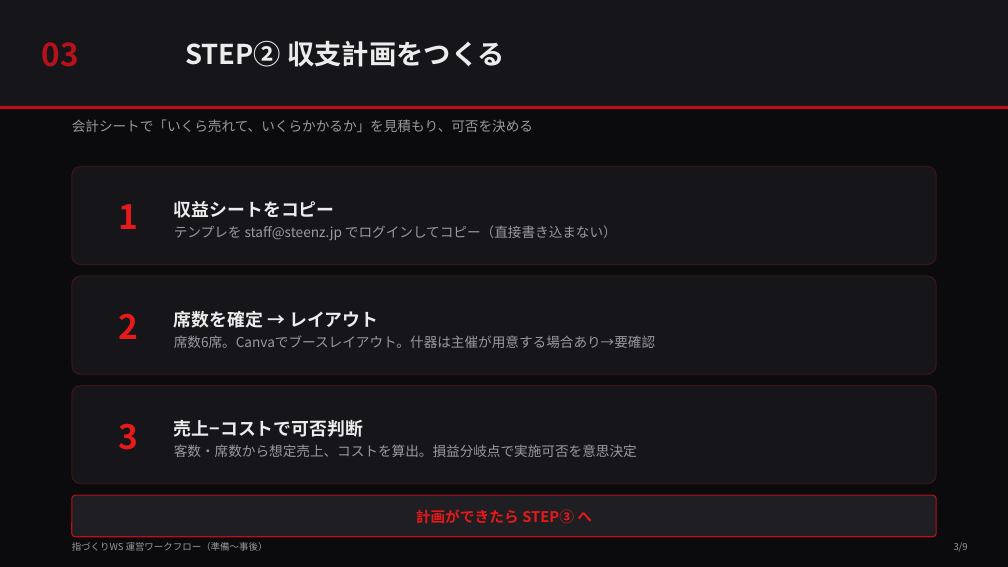
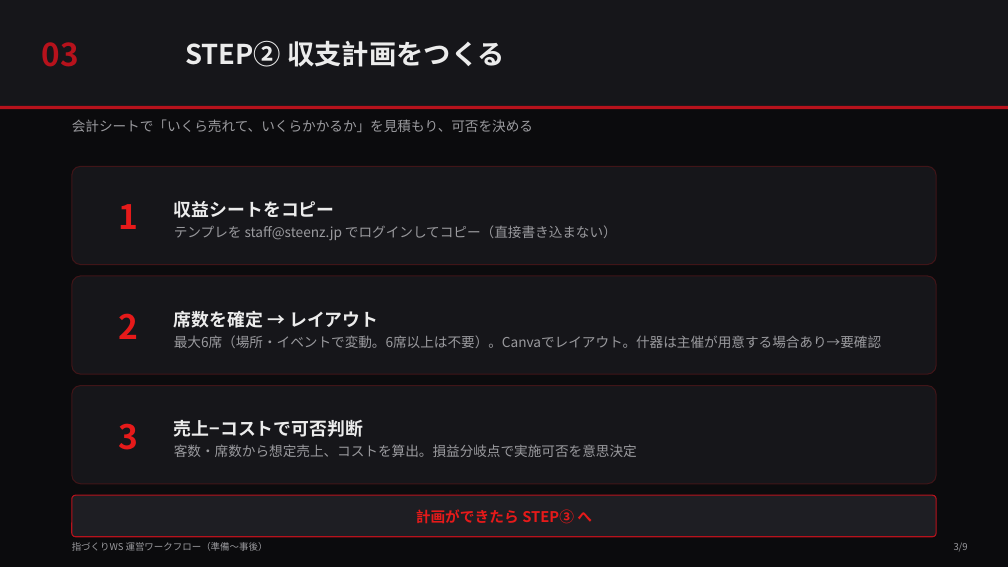
Before and after one commit to Hayato-Kurata/cc-company, a slide deck: slide 4 of 指づくりWS_運営ワークフロー_ダーク.pptx. Drawn at 1008x567 pixels with LibreOffice and Linux fonts; fonts in the diff are those of the drawing. Boxes give left, top, right and bottom in pixels: in the first picture for what was removed or moved away, otherwise in the second. Text is boxed around its words. In the diff, an @@ line names an element or a change of style, - is before the commit and + after.

```diff
--- a/指づくりWS_運営ワークフロー_ダーク.pptx
+++ b/指づくりWS_運営ワークフロー_ダーク.pptx
@@ text at <box>174,335,881,348</box>: text changed @@
-席数6席。Canvaでブースレイアウト。什器は主催が用意する場合あり→要確認
+最大6席（場所・イベントで変動。6席以上は不要）。Canvaでレイアウト。什器は主催が用意する場合あり→要確認
```
Also in this commit, not shown: 3 other files.
